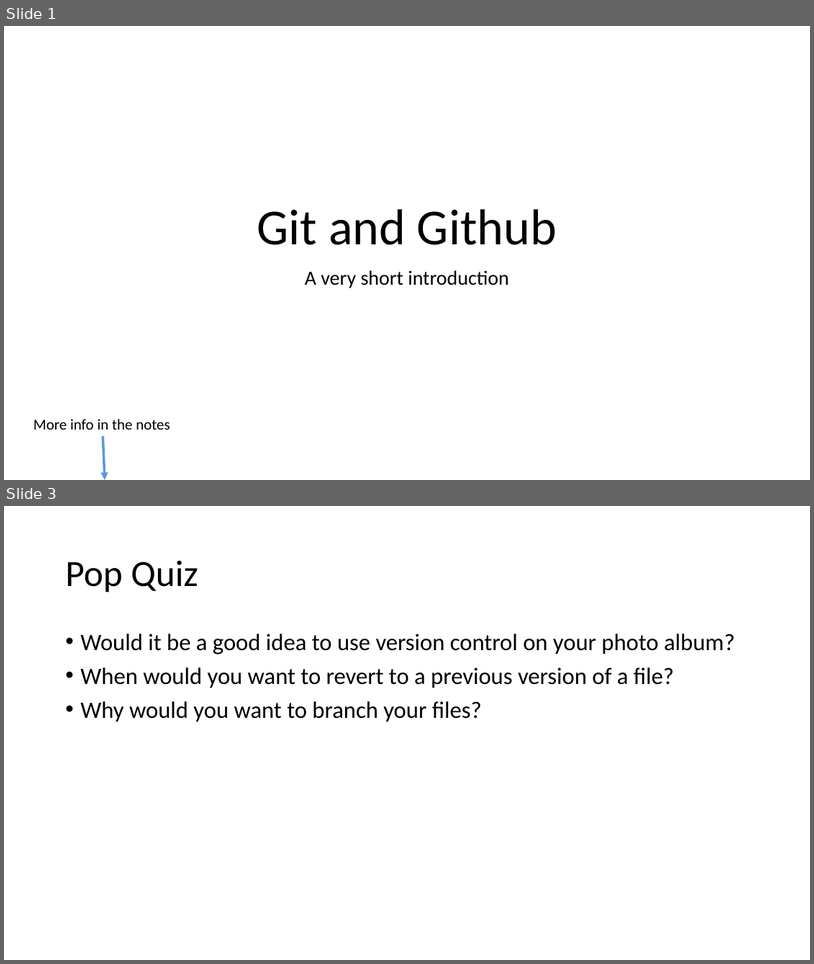
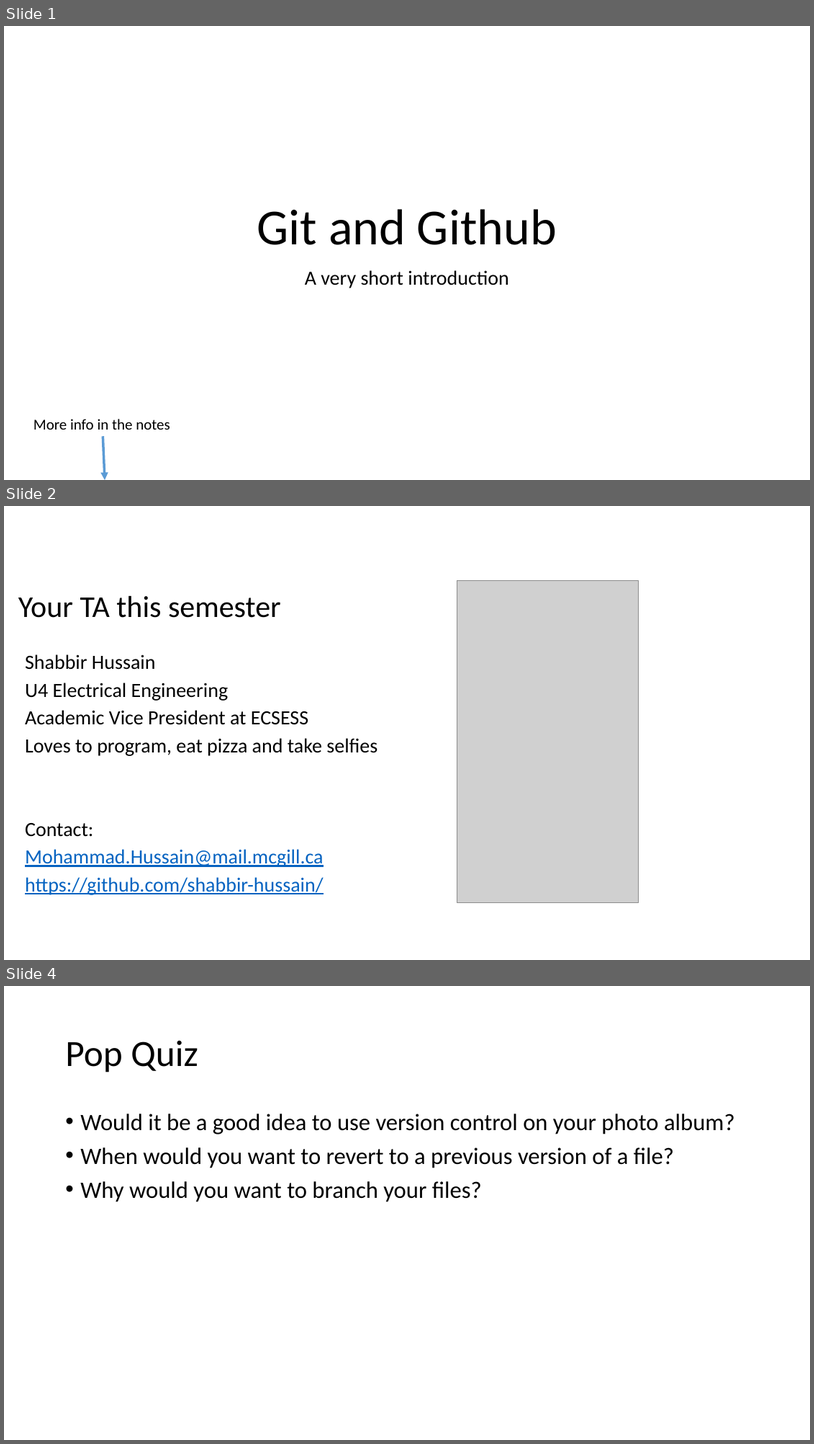
Before and after one commit to shabbir-hussain/ecse321tutorials, a slide deck: 01-githubTutorial1.pptx. Shown one above the other, each under a label of ours: slides 1 and 3 before the commit, slides 1, 2 and 4 after it; the slides between them are not shown. The pictures are 814x964 and 814x1444 pixels, drawn with LibreOffice and Linux fonts; fonts in the diff are those of the drawing; grey boxes stand for pictures. Boxes give left, top, right and bottom in pixels: in the first picture for what was removed or moved away, otherwise in the second. Text is boxed around its words. In the diff, an @@ line names an element or a change of style, - is before the commit and + after.

```diff
--- a/01-githubTutorial1.pptx
+++ b/01-githubTutorial1.pptx
@@ slide 2 added at <box>4,506,810,960</box>, background #FFFFFF @@
@@ picture added at <box>458,580,638,903</box> @@
@@ title added at <box>18,596,281,618</box>, 36 pt, text #000000 @@
+Your TA this semester
@@ text added at <box>25,654,378,895</box>, 24.1 pt, text #000000 @@
+Shabbir Hussain
+U4 Electrical Engineering
+Academic Vice President at ECSESS
+Loves to program, eat pizza and take selfies
+Contact:
+Mohammad.Hussain@mail.mcgill.ca
+https://github.com/shabbir-hussain/
@@ what was slide 3 is now slide 4 @@
```
Also in this commit, not shown: 6 slides changed, 4 other slides added, 2 slides removed.
